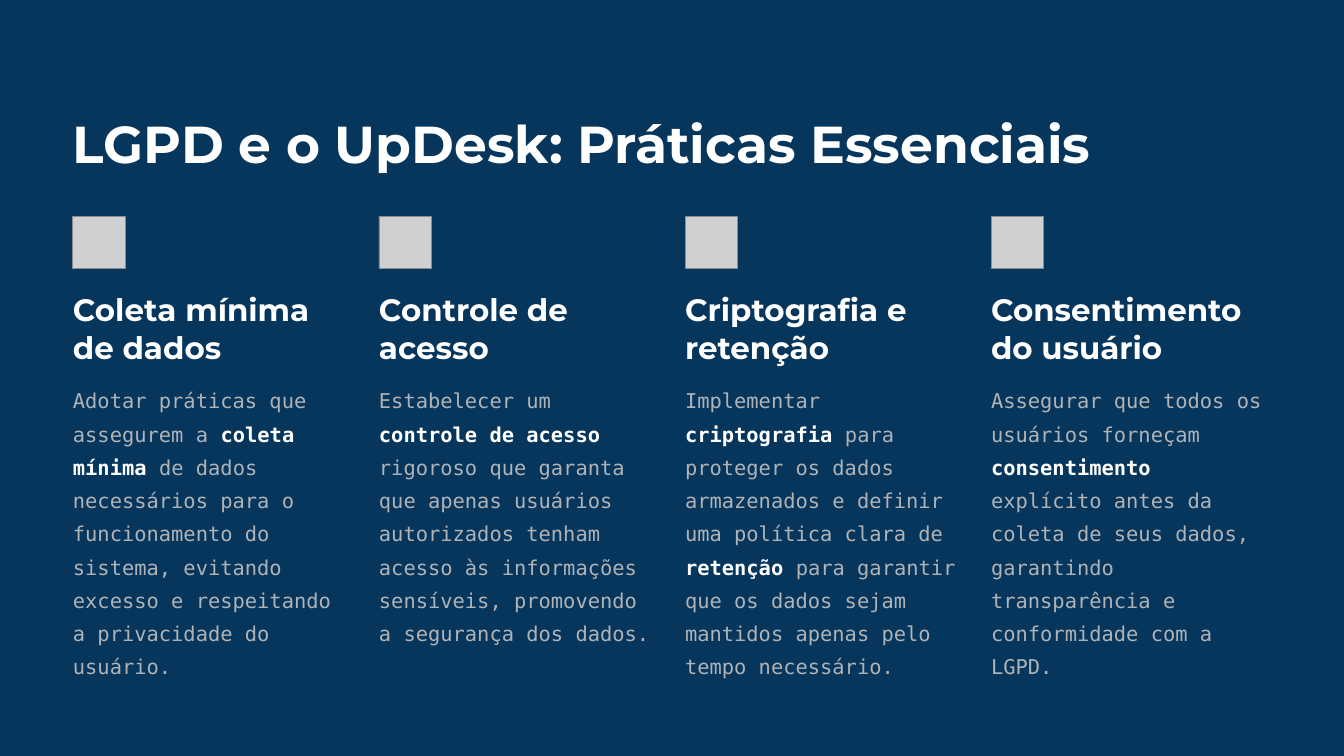
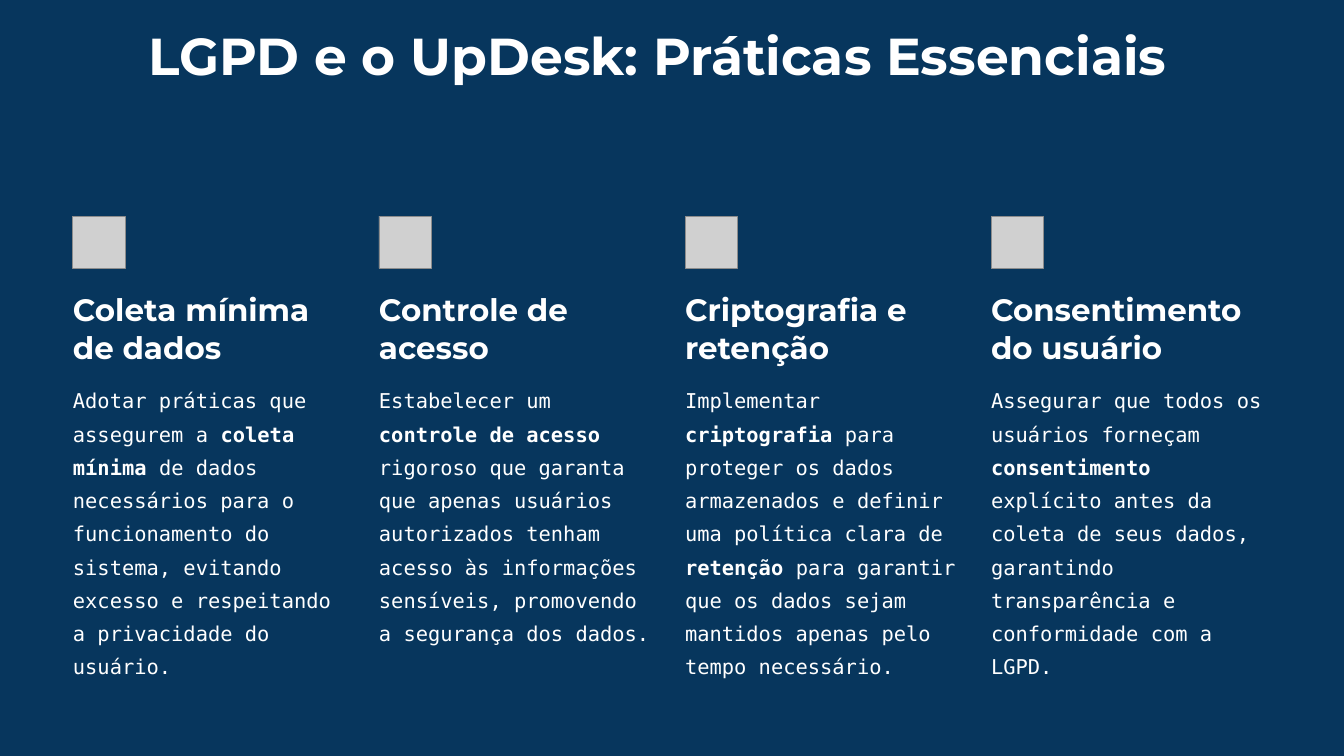
Before and after one commit to mancijo/UpDesk, a slide deck: slide 12 of Apresentacao/UpDesk-Sistema-de-Chamados-com-IA.pptx (slide 11 before the commit). Drawn at 1344x756 pixels with LibreOffice and Linux fonts; fonts in the diff are those of the drawing; grey boxes stand for pictures; background and template pictures are left out; a plain dark background stands for a picture behind light text. Boxes give left, top, right and bottom in pixels: in the first picture for what was removed or moved away, otherwise in the second. Text is boxed around its words. In the diff, an @@ line names an element or a change of style, - is before the commit and + after.

Commit message:
slide de regras de negocio
feito slide de regra do negocio, tambem foi organizado todos os slides para apresentacao

```diff
--- a/Apresentacao/UpDesk-Sistema-de-Chamados-com-IA.pptx
+++ b/Apresentacao/UpDesk-Sistema-de-Chamados-com-IA.pptx
@@ text "LGPD e o UpDesk: Práticas ...": place and size @@
-text "LGPD e o UpDesk: Práticas ..." at <box>73,122,1090,173</box>
+text "LGPD e o UpDesk: Práticas ..." at <box>149,34,1166,85</box>
@@ text "Adotar práticas que assegurem a ..." at <box>73,392,331,675</box>: text colour #AFB3B6 to #FFFFFF @@
@@ text "Estabelecer um controle de acesso ..." at <box>379,392,650,646</box>: text colour #AFB3B6 to #FFFFFF in "Estabelecer um rigoroso que garanta que apenas ..." @@
@@ text "Implementar criptografia para proteger os ..." at <box>685,392,955,679</box>: text colour #AFB3B6 to #FFFFFF in "Implementar para proteger os dados armazenados e ..." @@
@@ text "Assegurar que todos os usuários ..." at <box>991,392,1262,675</box>: text colour #AFB3B6 to #FFFFFF in "Assegurar que todos os usuários forneçam explícito ..." @@
```
Also in this commit, not shown: 9 other slides changed, 1 slide added.
